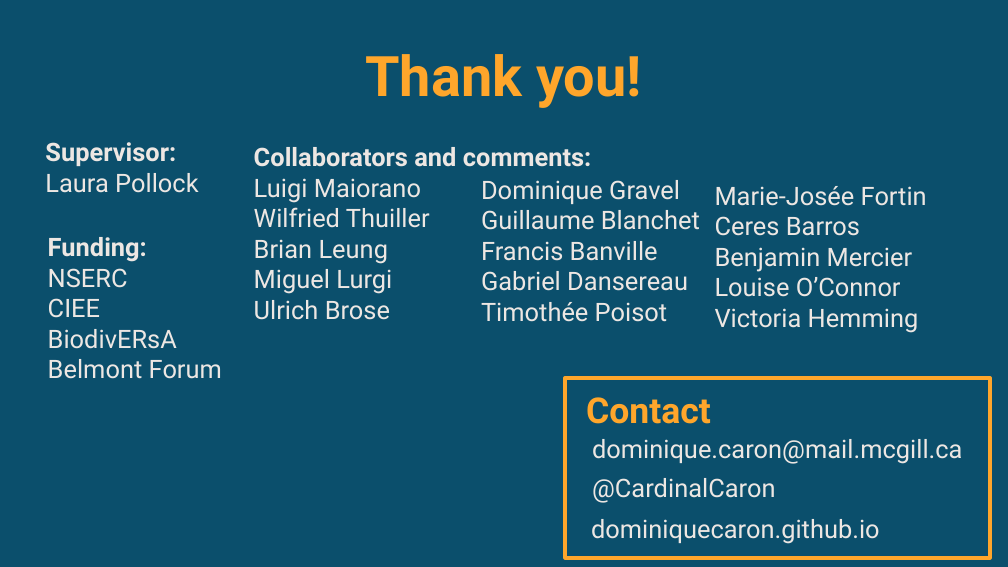
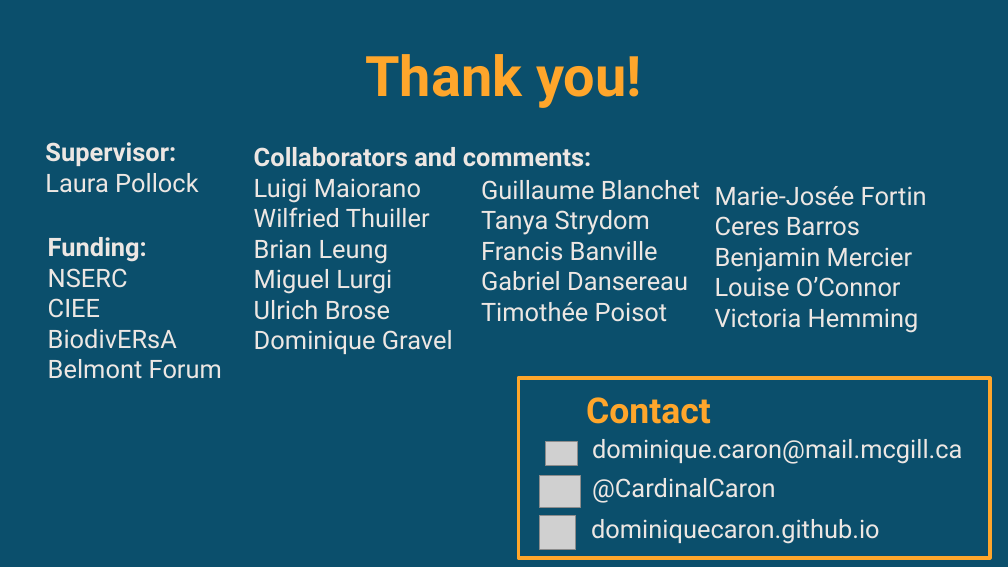
Before and after one commit to DominiqueCaron/ESA2022_talk, a slide deck: slide 15 of slides.odp. Drawn at 1008x567 pixels with LibreOffice and Linux fonts; fonts in the diff are those of the drawing; grey boxes stand for pictures. Boxes give left, top, right and bottom in pixels: in the first picture for what was removed or moved away, otherwise in the second. Text is boxed around its words. In the diff, an @@ line names an element or a change of style, - is before the commit and + after.

Commit message:
add contact icon

```diff
--- a/slides.odp
+++ b/slides.odp
@@ text at (481, 180, 680, 204): paragraph removed @@
-Dominique Gravel
@@ text at (481, 210, 650, 235): paragraph added @@
+Tanya Strydom
@@ text at (254, 330, 453, 354): paragraph added @@
+Dominique Gravel
@@ rectangle: place and size @@
-rectangle at (565, 378, 991, 558)
+rectangle at (519, 378, 991, 558)
@@ picture added at (545, 442, 577, 466) @@
@@ picture added at (541, 476, 581, 509) @@
@@ picture added at (541, 516, 576, 550) @@
```
